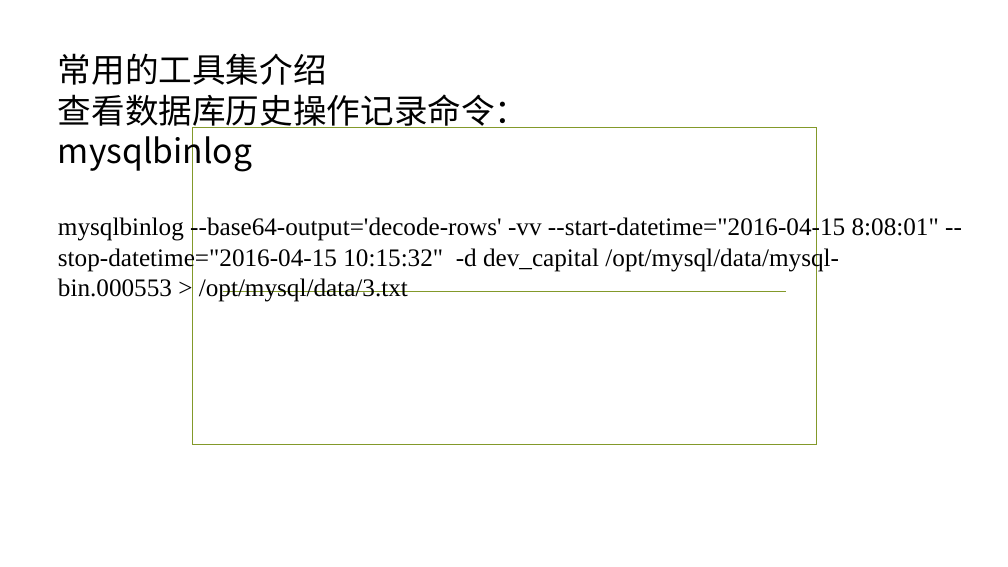
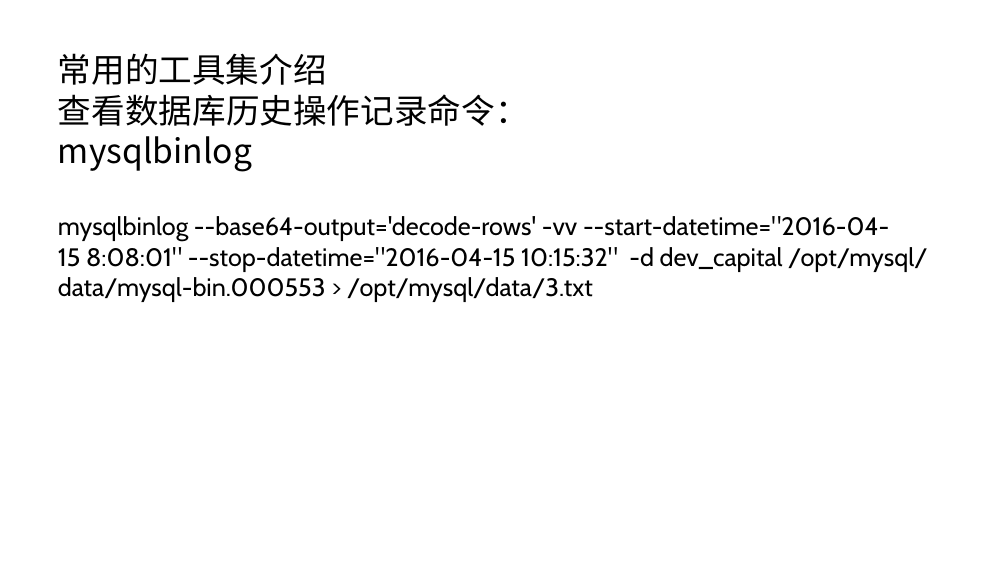
Before and after one commit to ronghuaihai/sharefiles, a slide deck: slide 31 of 数据库演示.pptx (slide 21 before the commit). Drawn at 1008x567 pixels with LibreOffice and Linux fonts; fonts in the diff are those of the drawing; background and template pictures are left out. Boxes give left, top, right and bottom in pixels: in the first picture for what was removed or moved away, otherwise in the second. Text is boxed around its words. In the diff, an @@ line names an element or a change of style, - is before the commit and + after.

```diff
--- a/数据库演示.pptx
+++ b/数据库演示.pptx
@@ rectangle removed at bbox=[193, 128, 817, 445] @@
@@ text at bbox=[58, 216, 927, 302]: font Times New Roman to Cabin in "mysqlbinlog --base64-output='decode-rows' -vv --start-dateti ..." @@
@@ line removed from (222, 291) to (786, 291) @@
```
Also in this commit, not shown: 33 other slides changed, 17 slides added, 1 slide removed, 57 other files.
